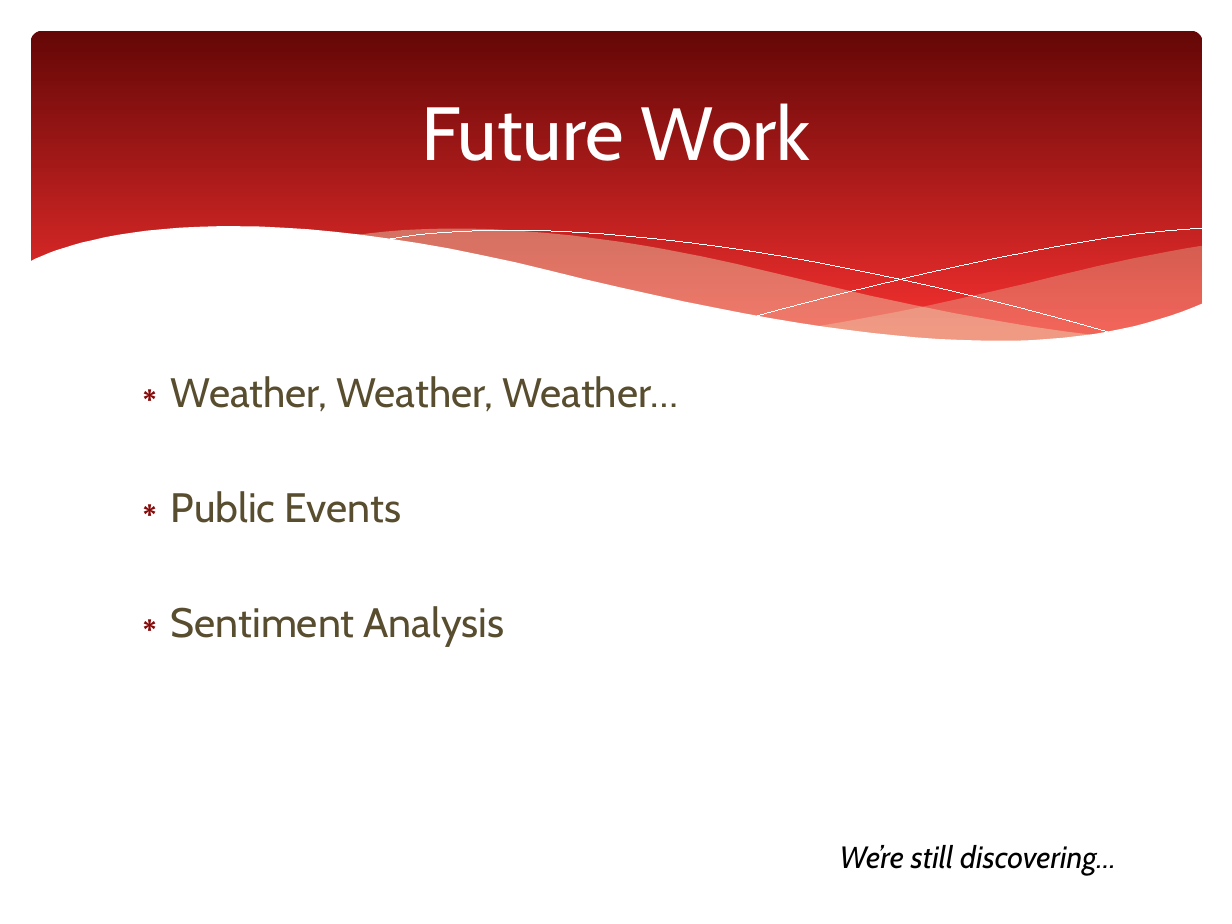
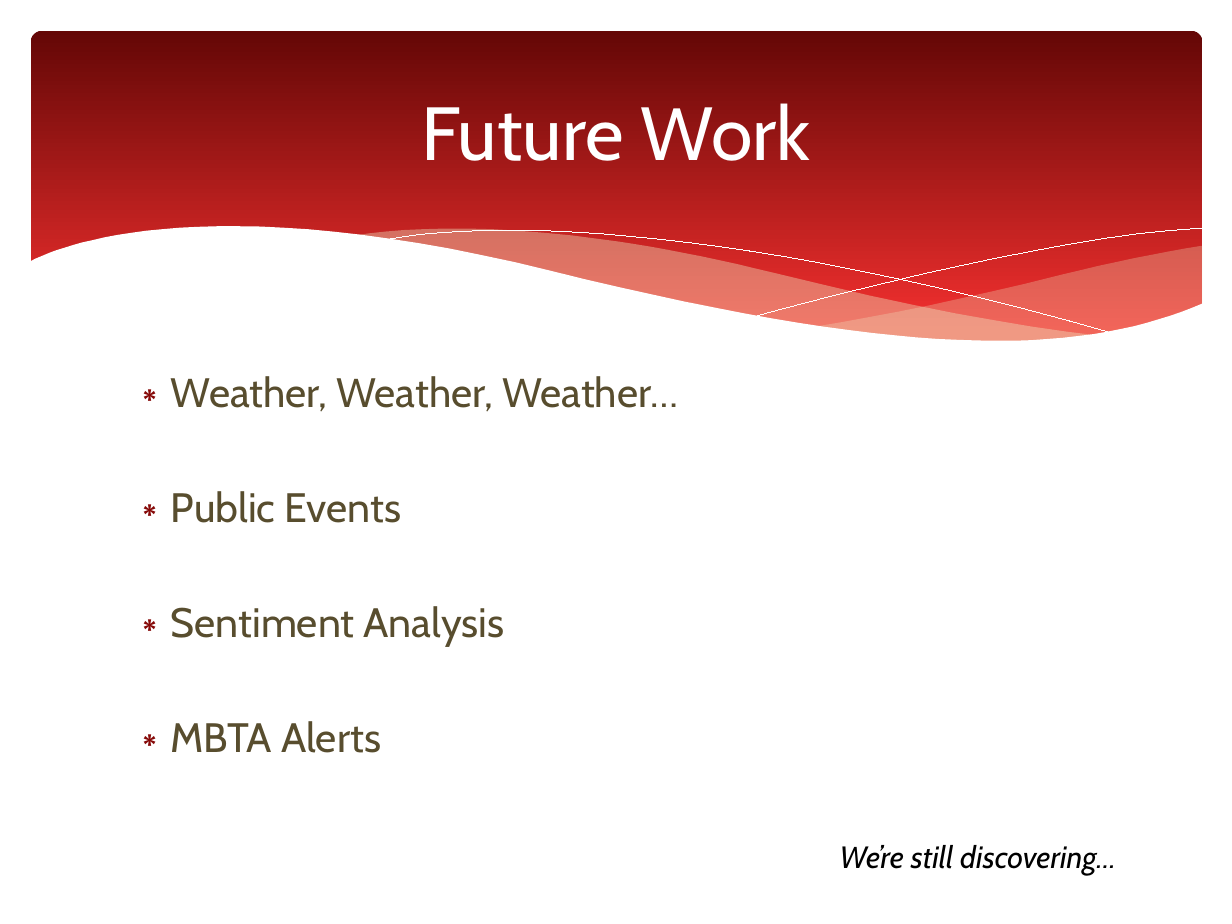
Before and after one commit to azampagl/harvard-capstone, a slide deck: slide 16 of docs/presentations/eval01/mbta-capstone_eval01.pptx (slide 14 before the commit). Drawn at 1232x924 pixels with LibreOffice and Linux fonts; fonts in the diff are those of the drawing. Boxes give left, top, right and bottom in pixels: in the first picture for what was removed or moved away, otherwise in the second. Text is boxed around its words. In the diff, an @@ line names an element or a change of style, - is before the commit and + after.

```diff
--- a/docs/presentations/eval01/mbta-capstone_eval01.pptx
+++ b/docs/presentations/eval01/mbta-capstone_eval01.pptx
@@ text at box(171, 721, 382, 753): paragraph added @@
+∗ MBTA Alerts
```
Also in this commit, not shown: 3 slides added, 1 slide removed.
